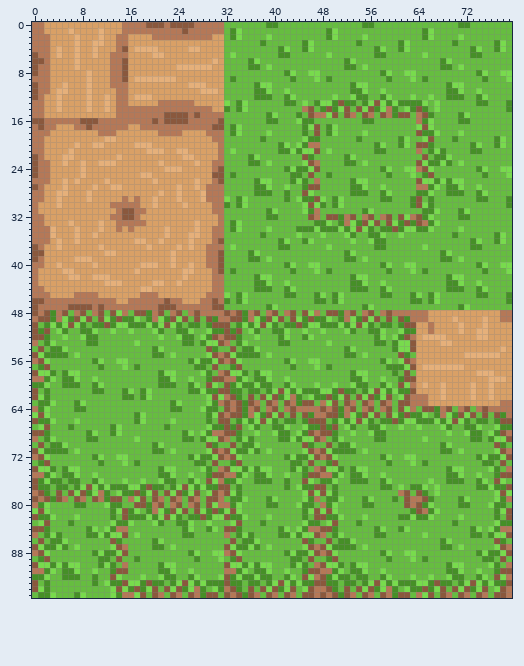
One commit to this sprite sheet: Assets/Marc/Sprites/Tilemap/Path.png. The picture above is the old version.
The file is 80x96 pixels.
Once edited:
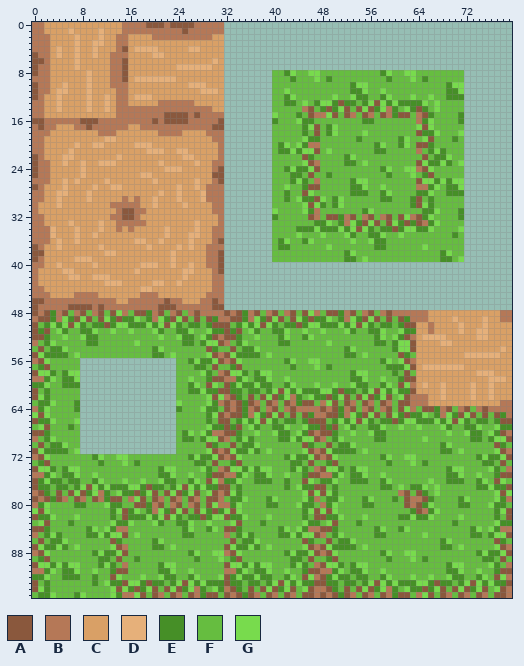
Palette (. is transparent): A #8a583d  B #b57857  C #d9a066  D #e6b07a  E #468f27  F #66bd40  G #78db4d
From old to new:
y 0: x 32..79 FFFFFFFEEFFFFFFFFFFFFFFEEFFFFFFFFFFFFFFEEFFFFFFF -> ................................................
y 1: x 32..79 FEGFFFFFFFFFFFFFFEGFFFFFFFFFFFFFFEGFFFFFFFFFFFFF -> ................................................
y 2: x 32..79 FEGFFFFGFFFFFFFFFEGFFFFGFFFFFFFFFEGFFFFGFFFFFFFF -> ................................................
y 3: x 32..79 FFFFFFEFFFFFFEGFFFFFFFEFFFFFFEGFFFFFFFEFFFFFFEGF -> ................................................
y 4: x 32..79 FFFFFFFFFEGFFEGFFFFFFFFFFEGFFEGFFFFFFFFFFEGFFEGF -> ................................................
y 5: x 32..79 FGFFFFFFFEEFFFFFFGFFFFFFFEEFFFFFFGFFFFFFFEEFFFFF -> ................................................
y 6: x 32..79 FFFFEGFFFFFFFFFFFFFFEGFFFFFFFFFFFFFFEGFFFFFFFFFF -> ................................................
y 7: x 32..79 FFFFEEFGFFFFFFFFFFFFEEFGFFFFFFFFFFFFEEFGFFFFFFFF -> ................................................
y 8: x 32..39 FFFFFFFF -> ........; x 72..79 FFEGFFGG -> ........
y 9: x 32..39 FEFFFFFF -> ........; x 72..79 FFFEFFFG -> ........
y 10: x 32..39 FFFFFEGG -> ........; x 72..79 FFFFFFFF -> ........
y 11: x 32..39 FFFFFEEG -> ........; x 72..79 FFGFFFFF -> ........
y 12: x 32..39 FFFFFEEE -> ........; x 72..79 FFEGFFFF -> ........
y 13: x 32..39 GFEGFFFF -> ........; x 72..79 FFEEFFFE -> ........
y 14: x 32..39 EFEGFFFF -> ........; x 72..79 FFFFFFFE -> ........
y 15: x 32..39 FFFFFFFE -> ........; x 72..79 GFFFFFFF -> ........
y 16: x 32..39 FFFFFFFE -> ........; x 72..79 EFFFFFFF -> ........
y 17: x 32..39 FEGFFFFF -> ........; x 72..79 FFFFFFFF -> ........
y 18: x 32..39 FEGFFFFG -> ........; x 72..79 FFFFFFFF -> ........
y 19: x 32..39 FFFFFFEF -> ........; x 72..79 FFFFFEGF -> ........
y 20: x 32..39 FFFFFFFF -> ........; x 72..79 FEGFFEGF -> ........
y 21: x 32..39 FGFFFFFF -> ........; x 72..79 FEEFFFFF -> ........
y 22: x 32..39 FFFFEGFF -> ........; x 72..79 FFFFFFFF -> ........
y 23: x 32..39 FFFFEEFG -> ........; x 72..79 FFFFFFFF -> ........
y 24: x 32..39 FFFFFFFF -> ........; x 72..79 FFEGFFGG -> ........
y 25: x 32..39 FEFFFFFF -> ........; x 72..79 FFFEFFFG -> ........
y 26: x 32..39 FFFFFEGG -> ........; x 72..79 FFFFFFFF -> ........
y 27: x 32..39 FFFFFEEG -> ........; x 72..79 FFGFFFFF -> ........
y 28: x 32..39 FFFFFEEE -> ........; x 72..79 FFEGFFFF -> ........
y 29: x 32..39 GFEGFFFF -> ........; x 72..79 FFEEFFFE -> ........
y 30: x 32..39 EFEGFFFF -> ........; x 72..79 FFFFFFFE -> ........
y 31: x 32..39 FFFFFFFE -> ........; x 72..79 GFFFFFFF -> ........
y 32: x 32..39 FFFFFFFE -> ........; x 72..79 EFFFFFFF -> ........
y 33: x 32..39 FEGFFFFF -> ........; x 72..79 FFFFFFFF -> ........
y 34: x 32..39 FEGFFFFG -> ........; x 72..79 FFFFFFFF -> ........
y 35: x 32..39 FFFFFFEF -> ........; x 72..79 FFFFFEGF -> ........
y 36: x 32..39 FFFFFFFF -> ........; x 72..79 FEGFFEGF -> ........
y 37: x 32..39 FGFFFFFF -> ........; x 72..79 FEEFFFFF -> ........
y 38: x 32..39 FFFFEGFF -> ........; x 72..79 FFFFFFFF -> ........
y 39: x 32..39 FFFFEEFG -> ........; x 72..79 FFFFFFFF -> ........
y 40: x 32..79 FFFFFFFFFFEGFFGGFFFFFFFFFFEGFFGGFFFFFFFFFFEGFFGG -> ................................................
y 41: x 32..79 FEFFFFFFFFFEFFFGFEFFFFFFFFFEFFFGFEFFFFFFFFFEFFFG -> ................................................
y 42: x 32..79 FFFFFEGGFFFFFFFFFFFFFEGGFFFFFFFFFFFFFEGGFFFFFFFF -> ................................................
y 43: x 32..79 FFFFFEEGFFGFFFFFFFFFFEEGFFGFFFFFFFFFFEEGFFGFFFFF -> ................................................
y 44: x 32..79 FFFFFEEEFFEGFFFFFFFFFEEEFFEGFFFFFFFFFEEEFFEGFFFF -> ................................................
y 45: x 32..79 GFEGFFFFFFEEFFFEGFEGFFFFFFEEFFFEGFEGFFFFFFEEFFFE -> ................................................
y 46: x 32..79 EFEGFFFFFFFFFFFEEFEGFFFFFFFFFFFEEFEGFFFFFFFFFFFE -> ................................................
y 47: x 32..79 FFFFFFFEGFFFFFFFFFFFFFFEGFFFFFFFFFFFFFFEGFFFFFFF -> ................................................
y 56: x 8..23 FFEGFFGGFFFFFFFF -> ................
y 57: x 8..23 FFFEFFFGFEFFFFFF -> ................
y 58: x 8..23 FFFFFFFFFFFFFEGG -> ................
y 59: x 8..23 FFGFFFFFFFFFFEEG -> ................
y 60: x 8..23 FFEGFFFFFFFFFEEE -> ................
y 61: x 8..23 FFEEFFFEGFEGFFFF -> ................
y 62: x 8..23 FFFFFFFEEFEGFFFF -> ................
y 63: x 8..23 GFFFFFFFFFFFFFFE -> ................
y 64: x 8..23 EFFFFFFFFFFFFFFE -> ................
y 65: x 8..23 FFFFFFFFFEGFFFFF -> ................
y 66: x 8..23 FFFFFFFFFEGFFFFG -> ................
y 67: x 8..23 FFFFFEGFFFFFFFEF -> ................
y 68: x 8..23 FEGFFEGFFFFFFFFF -> ................
y 69: x 8..23 FEEFFFFFFGFFFFFF -> ................
y 70: x 8..23 FFFFFFFFFFFFEGFF -> ................
y 71: x 8..23 FFFFFFFFFFFFEEFG -> ................
Where, in picture pixels (left, top, right, bottom), the same in both pictures:
erased: (224, 22, 512, 310)
erased: (80, 358, 176, 454)
